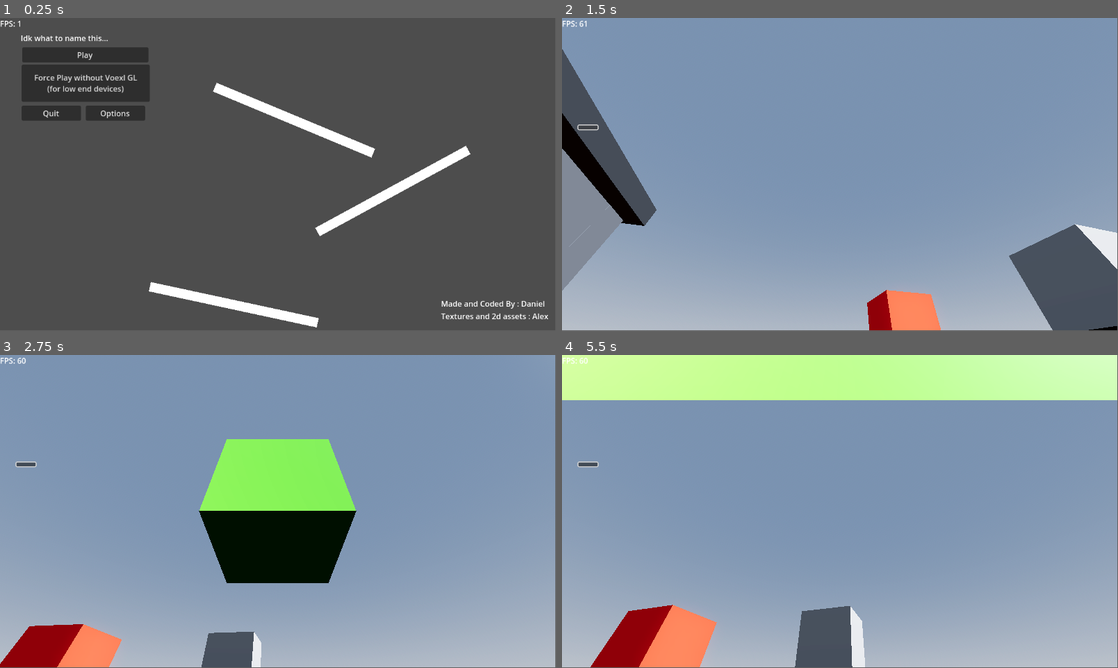
Above: before the commit, frames 1-4 (two rows, left to right).
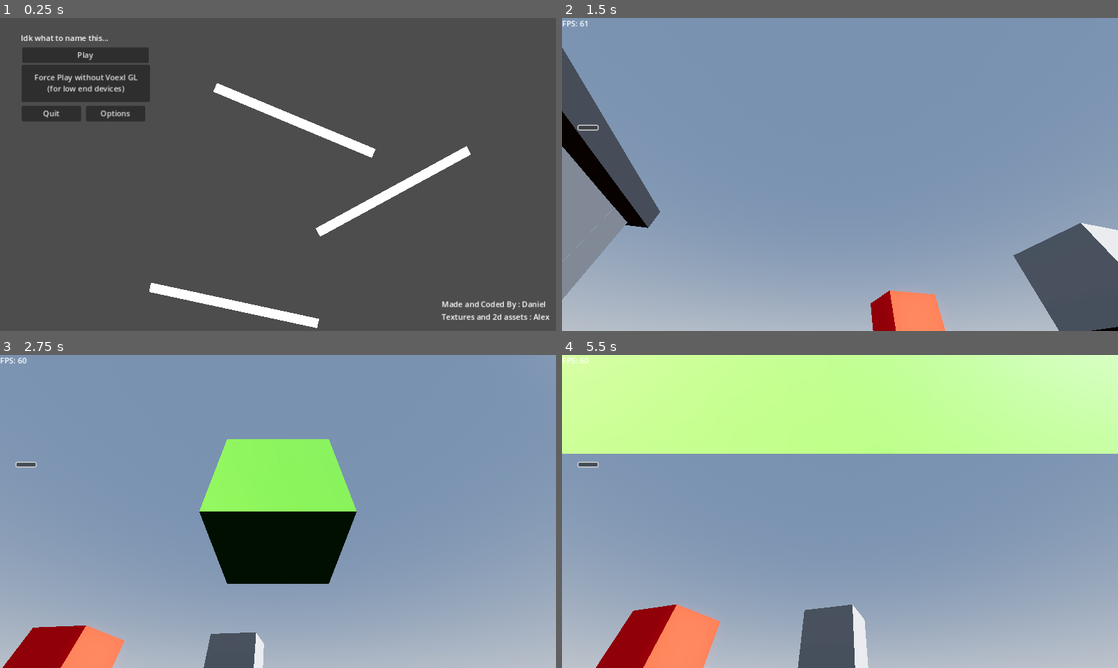
Above: after the commit, the same moments.

Repository: WolftheE/game_for_school
Game: Godot game, scene res://Menu/Main_menu.tscn
The game is run twice, just before and just after one commit, with the same random seed, the same clock (stepped at 60 frames per second) and the same inputs.
Inputs (mouse positions are in pixels of both pictures, inside the frame that each line leads up to):
- Up to frame 1 (0.25 s): no input
- Up to frame 2 (1.5 s): click "Force Play without Voexl GL (…" at 0.5 s; click (589, 127) at 1.25 s
- Up to frame 3 (2.75 s): tap Enter (ui_accept) at 2, 2.1 s; move the mouse to (305, 508) at 2.02 s; hold Up (ui_up) from 2.03 s (still down); tap Space (jump) at 2.27, 2.3, 2.57 s
- Up to frame 4 (5.5 s): keep holding Up (ui_up); move the mouse to (812, 511) at 2.77 s; tap Space (jump) at 2.85, 3.02, 3.32, 3.8, 4.52, 4.82, 5.27, 5.3 s; tap Enter (ui_accept) at 3.05, 4.35, 5.1 s; move the mouse to (851, 505) at 3.52 s; click (851, 505) at 3.6 s; move the mouse to (834, 514) at 4.27 s; move the mouse to (878, 514) at 5.02 s
In our replay, the window is 799x449 before the commit and 800x450 after it. These sizes can differ from the game's own. Grey fills any space a smaller window leaves; there, only what the larger window draws over its background counts as a difference.

The runs differ from the first frame. In frame 1, 1.5% of the frame differs, in the area x 0-99%, y 0-100%; in frame 2, 1.9%; in frame 3, 1.0%; in frame 4, 18%, in the area x 0-100%, y 0-100%.

Commit message:
Update 2d part

Diff:
--- a/Others/fps.tscn
+++ b/Others/fps.tscn
@@ -3,6 +3,7 @@
 [ext_resource type="Script" path="res://scripts/fps.gd" id="1_sv5c6"]
 
 [node name="fps" type="Label"]
+visible = false
 offset_right = 40.0
 offset_bottom = 23.0
 script = ExtResource("1_sv5c6")
--- a/Others/player.tscn
+++ b/Others/player.tscn
@@ -1,10 +1,13 @@
-[gd_scene load_steps=3 format=3 uid="uid://iog44ou6rn43"]
+[gd_scene load_steps=5 format=3 uid="uid://iog44ou6rn43"]
 
 [ext_resource type="Texture2D" uid="uid://bo7d3b7hpqtin" path="res://texture/just_a_cube.png" id="1_be6so"]
+[ext_resource type="Script" path="res://scripts/player2d.gd" id="1_bh8hx"]
+[ext_resource type="PackedScene" uid="uid://cd4ttwaebwpxw" path="res://scripts/other_scripts/GravityComponent.tscn" id="2_5ucxw"]
 
 [sub_resource type="RectangleShape2D" id="RectangleShape2D_hxq81"]
 
 [node name="player" type="CharacterBody2D"]
+script = ExtResource("1_bh8hx")
 
 [node name="Sprite2D" type="Sprite2D" parent="."]
 scale = Vector2(0.2, 0.2)
@@ -12,3 +15,5 @@
 
 [node name="CollisionShape2D" type="CollisionShape2D" parent="."]
 shape = SubResource("RectangleShape2D_hxq81")
+
+[node name="GravityComponent" parent="." instance=ExtResource("2_5ucxw")]
--- a/project.godot
+++ b/project.godot
@@ -20,6 +20,12 @@
 [autoload]
 
 Graphics="*res://scripts/Options_manager.gd"
+
+[display]
+
+window/stretch/mode="canvas_items"
+window/stretch/aspect="expand"
+window/vsync/vsync_mode=0
 
 [input]
 
@@ -63,6 +69,16 @@
 "events": [Object(InputEventMouseButton,"resource_local_to_scene":false,"resource_name":"","device":-1,"window_id":0,"a …(259 unchanged characters)…
 ]
 }
+arrow_left={
+"deadzone": 0.5,
+"events": [Object(InputEventKey,"resource_local_to_scene":false,"resource_name":"","device":-1,"window_id":0,"alt_pressed":false,"shift_pressed":false,"ctrl_pressed":false,"meta_pressed":false,"pressed":false,"keycode":0,"physical_keycode":4194319,"key_label":0,"unicode":0,"location":0,"echo":false,"script":null)
+]
+}
+arrow_right={
+"deadzone": 0.5,
+"events": [Object(InputEventKey,"resource_local_to_scene":false,"resource_name":"","device":-1,"window_id":0,"alt_pressed":false,"shift_pressed":false,"ctrl_pressed":false,"meta_pressed":false,"pressed":false,"keycode":0,"physical_keycode":4194321,"key_label":0,"unicode":0,"location":0,"echo":false,"script":null)
+]
+}
 
 [physics]
 
--- a/scripts/other_scripts/GravityComponent.tscn
+++ b/scripts/other_scripts/GravityComponent.tscn
@@ -4,4 +4,3 @@
 
 [node name="GravityComponent" type="Node"]
 script = ExtResource("1_05pvb")
-gravity = null
--- a/scripts/other_scripts/gravity_component.gd
+++ b/scripts/other_scripts/gravity_component.gd
@@ -6,15 +6,8 @@
 
 var is_falling: bool = false
 
-func handle_gravity(body: CharacterBody2D, dalta: float) -> void:
+func handle_gravity(body: CharacterBody2D, delta: float) -> void:
 	if not body.is_on_floor():
 		body.velocity.y += gravity * delta
 
-# Called when the node enters the scene tree for the first time.
-func _ready() -> void:
-	pass # Replace with function body.
-
-
-# Called every frame. 'delta' is the elapsed time since the previous frame.
-func _process(delta: float) -> void:
-	pass
+	is_falling = body.velocity.y > 0 and not body.is_on_floor()
--- /dev/null
+++ b/scripts/player2d.gd
@@ -0,0 +1,26 @@
+extends CharacterBody2D
+
+
+## THIS CAME WITH GODOT, CODE WAS MODIFYED
+
+const SPEED = 300.0
+const JUMP_VELOCITY = -400.0
+
+
+func _physics_process(delta: float) -> void:
+	# Add the gravity.
+	if not is_on_floor():
+		velocity += get_gravity() * delta
+
+	# Handle jump.
+	if Input.is_action_just_pressed("ui_accept") or Input.is_action_just_pressed("ui_up") and is_on_floor():
+		velocity.y = JUMP_VELOCITY
+
+	# Get the input direction and handle the movement/deceleration.
+	# As good practice, you should replace UI actions with custom gameplay actions.
+	var direction := Input.get_axis("ui_left", "ui_right")
+	if direction:
+		velocity.x = direction * SPEED
+	else:
+		velocity.x = move_toward(velocity.x, 0, SPEED)
+	move_and_slide()
